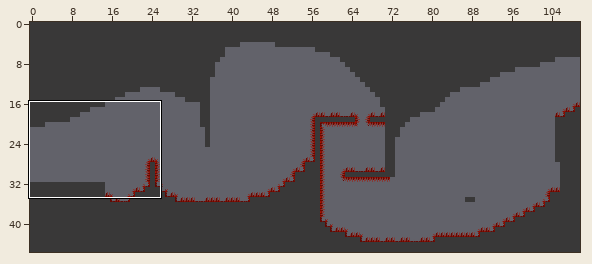
Two versions of a level (Tiled map (JSON), Bin/Levels/Level_33.json). Above, an overview of the earlier version with the close-up marked.
Close-up. Earlier state:
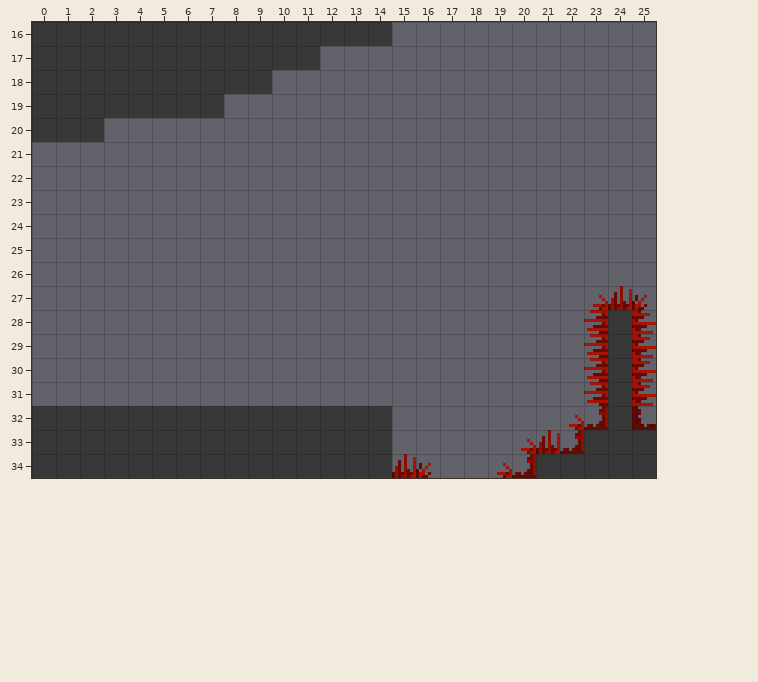
Cells are 8x8 px. Shown: x 0..25, y 16..34. The commit also changed other parts of the map, which this record leaves out.
The same view after the edit:
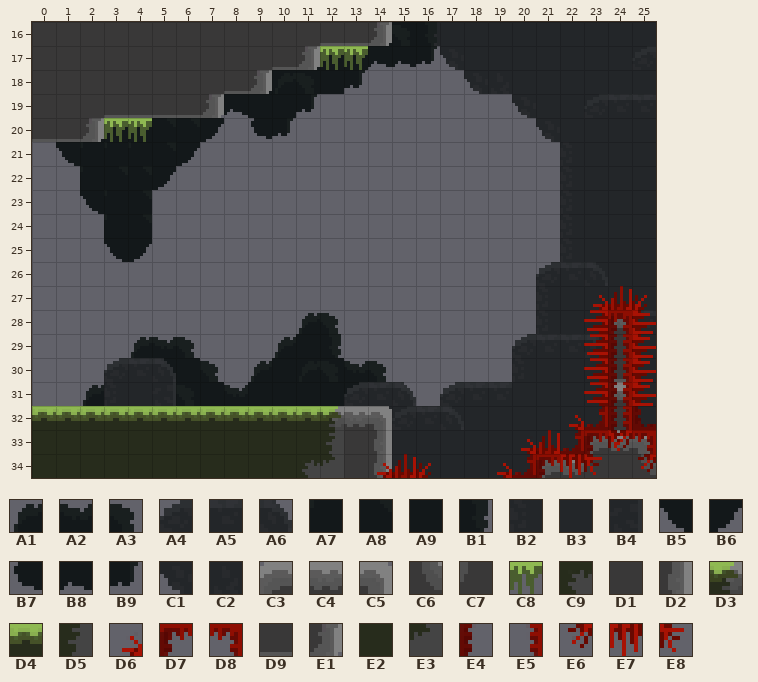
Key: from "passontileset": A1 5, A2 6, A3 7, A4 16, A5 17, A6 18, A7 35, A8 36, A9 38, B1 39, B2 48, B3 49, B4 50, B5 67, B6 68, B7 69, B8 70, B9 71, C1 80, C2 81, C3 288, C4 289, C5 290, C6 291, C7 292, C8 294, C9 297, D1 321, D2 322, D3 324, D4 326, D5 331, D6 337, D7 340, D8 342, D9 353, E1 354, E2 358, E3 363, E4 372, E5 374, E6 401, E7 402, E8 403.
__ is an empty cell.
Tiles replaced or removed in this view: D1.
The exact change:
Changed rows in their new state; .. is an unchanged cell.
Layer "BG1":
first column x 1:
16 .. .. .. .. .. .. .. .. .. .. .. .. .. .. A9 C2 B3 B3 B3 B3 B3 B3 B3 B3 B3
17 .. .. .. .. .. .. .. .. .. .. A9 A9 A9 .. .. B9 C1 B3 B3 B3 B3 B3 B3 B3 B3
18 .. .. .. .. .. .. .. .. A9 A9 A9 A9 B9 .. .. .. .. C1 C2 B3 B3 B3 B3 B3 B3
19 .. .. .. .. .. .. .. B8 A9 A9 B9 .. .. .. .. .. .. .. .. C1 B3 B3 B3 .. ..
20 .. A7 A8 A8 A8 A8 B6 .. B7 B9 .. .. .. .. .. .. .. .. .. .. C1 B3 B3 B3 B3
21 B5 A7 A7 A7 A8 B6 .. .. .. .. .. .. .. .. .. .. .. .. .. .. .. B2 B3 B3 B3
22 .. A7 A8 A8 B6 .. .. .. .. .. .. .. .. .. .. .. .. .. .. .. .. B2 B3 B3 B3
23 .. B5 A7 A8 .. .. .. .. .. .. .. .. .. .. .. .. .. .. .. .. .. B2 B3 B3 B3
24 .. .. A7 A8 .. .. .. .. .. .. .. .. .. .. .. .. .. .. .. .. .. B2 B3 B3 B3
25 .. .. B5 B6 .. .. .. .. .. .. .. .. .. .. .. .. .. .. .. .. .. B2 B3 B3 B3
26 .. .. .. .. .. .. .. .. .. .. .. .. .. .. .. .. .. .. .. .. A4 A5 B3 B3 B3
27 .. .. .. .. .. .. .. .. .. .. .. .. .. .. .. .. .. .. .. .. B2 B3 B3 B3 B3
28 .. .. .. .. .. .. .. .. .. .. A1 A3 .. .. .. .. .. .. .. .. B2 B3 B3 .. A5
29 .. .. .. A1 A2 A3 .. .. .. A1 A9 B1 .. .. .. .. .. .. .. A4 A5 A5 B3 .. B3
30 .. .. .. .. A9 A9 A3 .. A1 A9 A9 A9 A2 A3 .. .. .. .. .. B2 B3 B3 B3 .. B3
31 .. A1 .. .. .. A9 A9 A2 A9 A9 A9 A9 A9 A5 A6 .. A4 A5 A5 B3 B3 B3 B3 .. B3
32 .. .. .. .. .. .. .. .. .. .. .. .. .. B3 B3 A5 B3 B3 B3 B3 B3 B3 B3 .. B3
33 .. .. .. .. .. .. .. .. .. .. .. .. .. .. B3 B3 B3 B3 B3 B3 B3 B3 .. .. ..
34 .. .. .. .. .. .. .. .. .. .. .. .. .. .. B3 B3 B3 B3 B3 B3 .. .. .. .. ..
Layer "BG2":
first column x 10:
16 .. .. .. .. A9 A3 B1 .. .. .. .. .. .. .. .. ..
17 .. .. .. .. B8 B8 .. .. .. .. .. .. .. .. .. A4
18 A1 A3 .. .. .. .. .. .. .. .. .. .. .. .. .. ..
19 .. .. .. .. .. .. .. .. .. .. .. .. .. A4 A5 A5
first column x 3:
26 .. .. .. .. .. .. .. .. .. .. .. .. .. .. .. .. .. .. .. .. A6 ..
28 .. .. .. .. .. .. .. .. .. .. .. .. .. .. .. .. .. .. .. .. .. C4
29 .. .. .. .. .. .. .. .. .. .. .. .. .. .. .. .. .. .. .. .. A6 D1
30 A4 A5 A6 .. .. .. .. .. A1 A3 .. .. .. .. .. .. .. .. .. .. .. D9
31 B2 B3 B4 A3 .. .. .. .. .. .. A4 .. .. .. .. .. .. .. .. .. .. C4
32 .. .. .. .. .. .. .. .. .. .. .. .. A4 .. A6 .. .. .. .. .. .. D1
33 .. .. .. .. .. .. .. .. .. .. .. .. .. .. .. .. .. .. .. .. .. C4
Layer "FG1":
first column x 0:
16 .. .. .. .. .. .. .. .. .. .. .. .. D9 D9 E1
17 .. .. .. .. .. .. .. .. .. .. D9 E1 .. .. ..
18 .. .. .. .. .. .. .. .. D9 E1 .. .. .. .. ..
19 .. .. .. D9 D9 D9 D9 E1 .. .. .. .. .. .. ..
20 D9 D9 E1 C8 C8 .. .. .. .. .. .. .. .. .. ..
first column x 0:
28 .. .. .. .. .. .. .. .. .. .. .. .. .. .. .. .. .. .. .. .. .. .. .. .. D7 ..
29 .. .. .. .. .. .. .. .. .. .. .. .. .. .. .. .. .. .. .. .. .. .. .. .. E4 ..
30 .. .. .. .. .. .. .. .. .. .. .. .. .. .. .. .. .. .. .. .. .. .. .. .. E4 ..
31 .. .. .. .. .. .. .. .. .. .. .. .. .. .. .. .. .. .. .. .. .. .. .. .. E4 ..
32 D4 D4 D4 D4 D4 D4 D4 D4 D4 D4 D4 D4 D3 C4 C5 .. .. .. .. .. .. .. .. .. E4 ..
33 E2 E2 E2 E2 E2 E2 E2 E2 E2 E2 E2 E2 D5 .. D2 .. .. .. .. .. .. .. .. C3 E8 C5
34 E2 E2 E2 E2 E2 E2 E2 E2 E2 E2 E2 C9 E3 .. D2 .. .. .. .. .. .. C3 C4 C7 .. C6
Layer "FG2":
first column x 12:
17 C8 C8
first column x 14:
28 .. .. .. .. .. .. .. .. .. .. D8 ..
29 .. .. .. .. .. .. .. .. .. .. E5 ..
30 .. .. .. .. .. .. .. .. .. .. E5 ..
31 .. .. .. .. .. .. .. .. .. .. E5 ..
32 .. .. .. .. .. .. .. .. .. .. E5 ..
33 .. .. .. .. .. .. .. .. .. D7 E6 D8
34 D6 .. .. .. .. .. .. D7 E7 E8 .. E6
Changed places in both close-ups, as pixel boxes (x1, y1, x2, y2):
changed: (32, 22, 656, 478)
